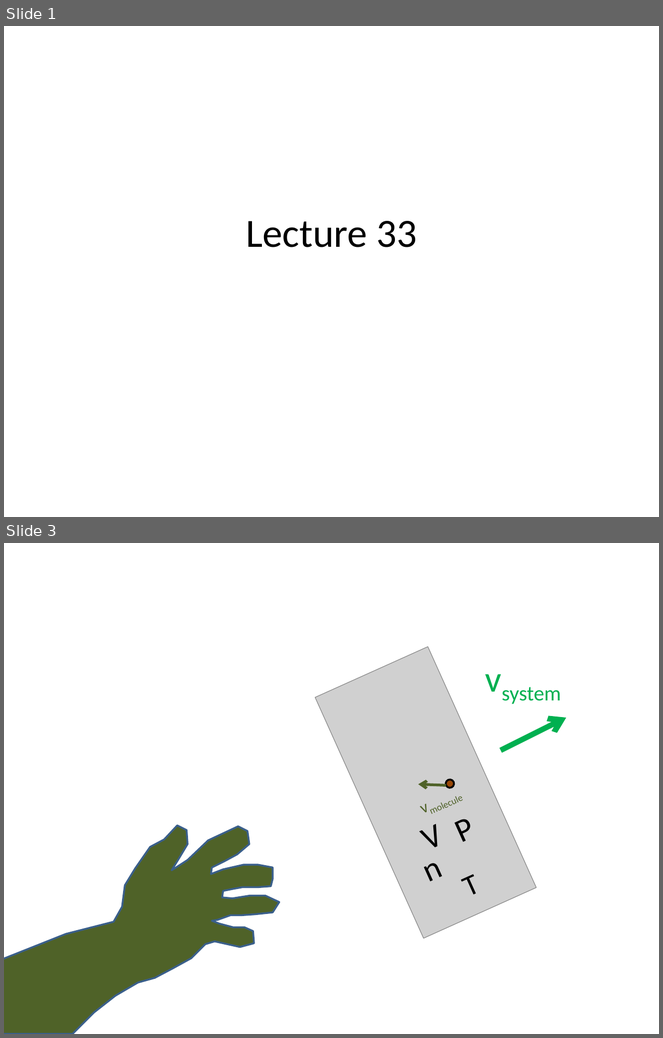
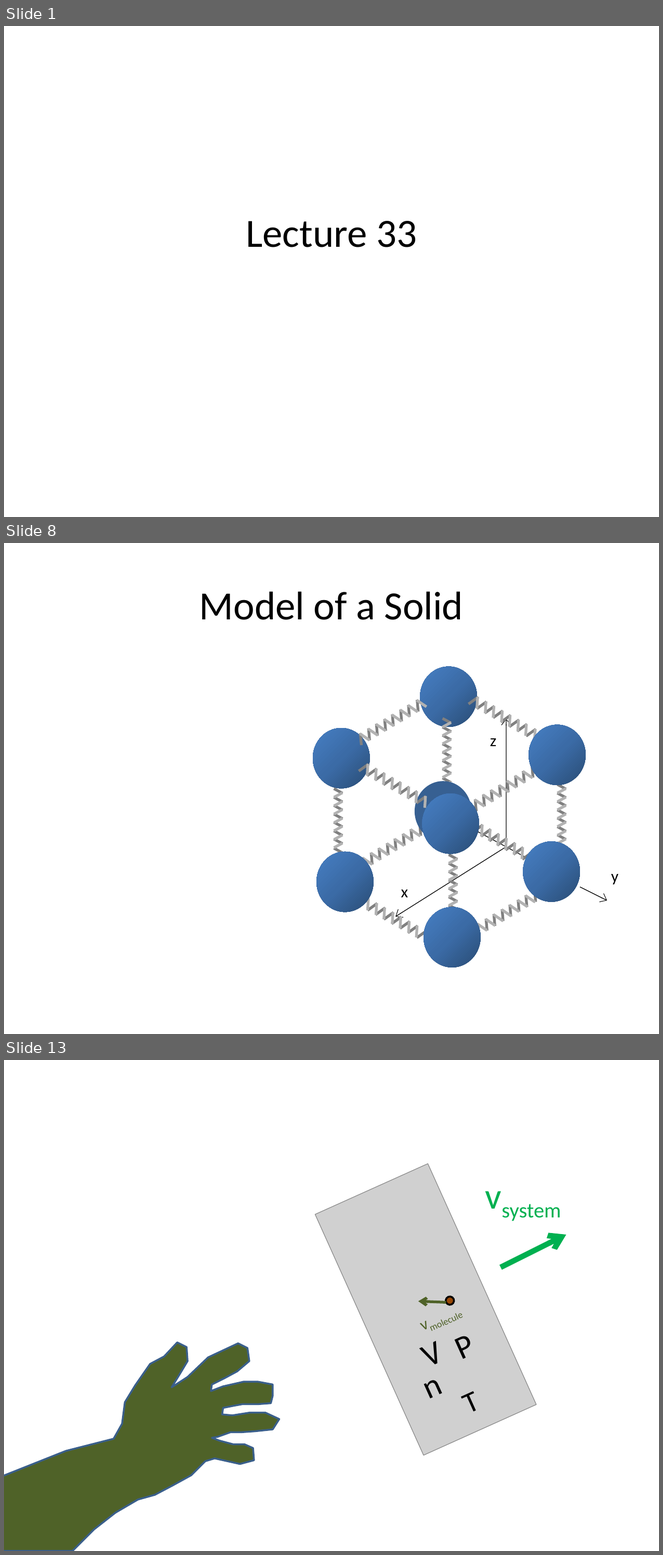
Before and after one commit to rtlines/Introductory-Physics-II, a slide deck: Lecture_Slides/PH 123 Lecture 33.pptx. Shown one above the other, each under a label of ours: slides 1 and 3 before the commit, slides 1, 8 and 13 after it; the slides between them are not shown. The pictures are 663x1038 and 663x1555 pixels, drawn with LibreOffice and Linux fonts; fonts in the diff are those of the drawing; grey boxes stand for pictures. Boxes give left, top, right and bottom in pixels: in the first picture for what was removed or moved away, otherwise in the second. Text is boxed around its words. In the diff, an @@ line names an element or a change of style, - is before the commit and + after.

```diff
--- a/Lecture_Slides/PH 123 Lecture 33.pptx
+++ b/Lecture_Slides/PH 123 Lecture 33.pptx
@@ slide 8 added at bbox=[4, 543, 659, 1034], background #FFFFFF @@
@@ title added at bbox=[200, 591, 464, 620], 44 pt, text #000000 @@
+Model of a Solid
@@ ellipse added at bbox=[420, 667, 477, 727], fill gradient #2A4C75 to #3C6CA6 to #4780C5 @@
@@ group added at bbox=[468, 697, 536, 741]: 16 lines @@
@@ ellipse added at bbox=[313, 729, 370, 788], fill gradient #2A4C75 to #3C6CA6 to #4780C5 @@
@@ group added at bbox=[443, 719, 452, 787]: 16 lines @@
@@ arrow added from (506, 847) to (506, 719), #000000 0.75 pt @@
@@ ellipse added at bbox=[529, 725, 586, 785], fill gradient #2A4C75 to #3C6CA6 to #4780C5 @@
@@ group added at bbox=[360, 700, 427, 745]: 16 lines @@
@@ text added at bbox=[490, 739, 496, 746], 18 pt, text #000000 @@
+z
@@ group added at bbox=[359, 764, 426, 808]: 16 lines @@
@@ ellipse added at bbox=[415, 782, 472, 842], fill #376092 @@
@@ group added at bbox=[558, 785, 566, 853]: 16 lines @@
@@ group added at bbox=[334, 788, 343, 857]: 16 lines @@
@@ ellipse added at bbox=[422, 794, 479, 854], fill gradient #2A4C75 to #3C6CA6 to #4780C5 @@
@@ group added at bbox=[475, 766, 541, 812]: 16 lines @@
@@ group added at bbox=[465, 820, 532, 864]: 16 lines @@
@@ line added from (465, 825) to (533, 861), #000000 0.75 pt @@
@@ ellipse added at bbox=[317, 851, 374, 912], fill gradient #2A4C75 to #3C6CA6 to #4780C5 @@
@@ arrow added from (506, 847) to (396, 917), #000000 0.75 pt @@
@@ ellipse added at bbox=[523, 842, 580, 902], fill gradient #2A4C75 to #3C6CA6 to #4780C5 @@
@@ group added at bbox=[362, 824, 429, 869]: 16 lines @@
@@ group added at bbox=[449, 855, 457, 923]: 16 lines @@
@@ text added at bbox=[611, 874, 619, 885], 18 pt, text #000000 @@
+y
@@ group added at bbox=[359, 899, 427, 943]: 16 lines @@
@@ text added at bbox=[401, 890, 409, 898], 18 pt, text #000000 @@
+x
@@ arrow added from (580, 887) to (607, 901), #000000 0.75 pt @@
@@ ellipse added at bbox=[424, 908, 481, 967], fill gradient #2A4C75 to #3C6CA6 to #4780C5 @@
@@ group added at bbox=[478, 890, 544, 936]: 16 lines @@
@@ what was slide 3 is now slide 13 @@
```
Also in this commit, not shown: 1 slide changed, 9 other slides added, 3 other files.
